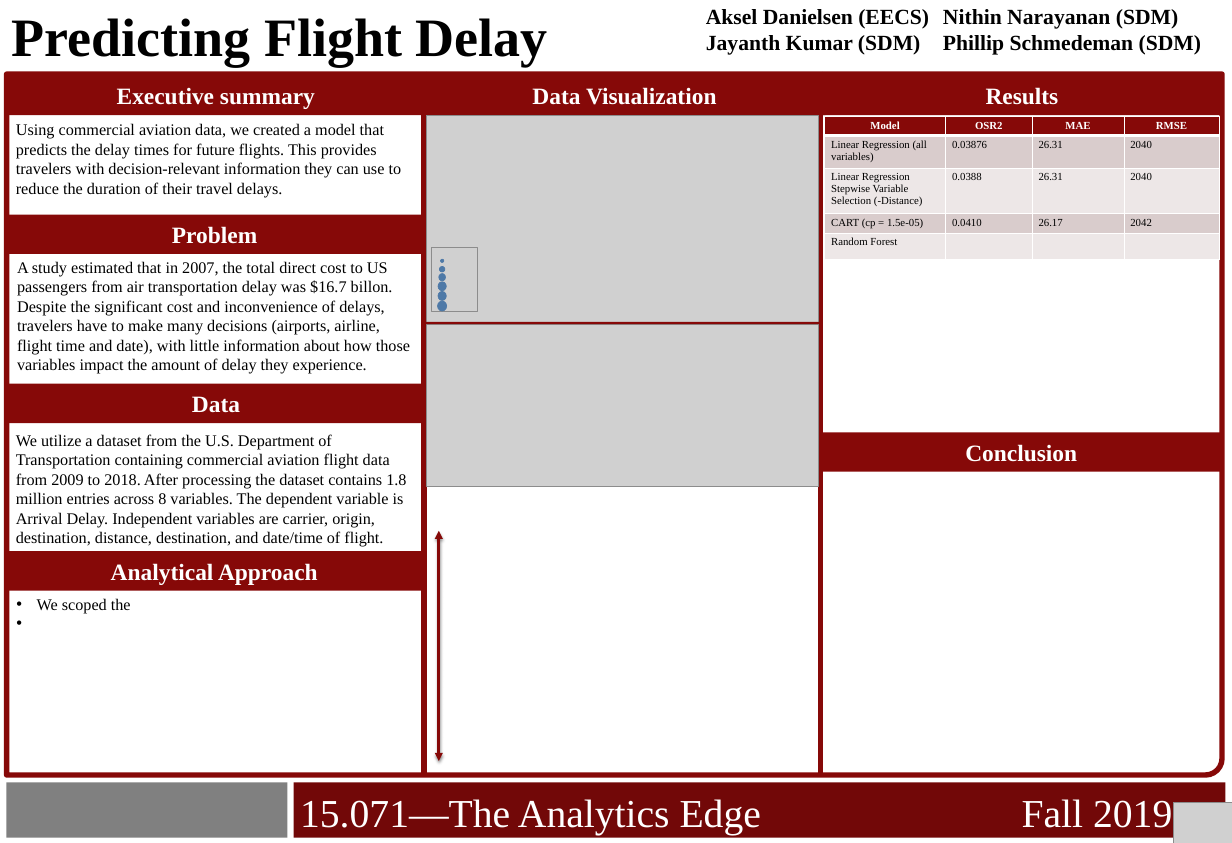
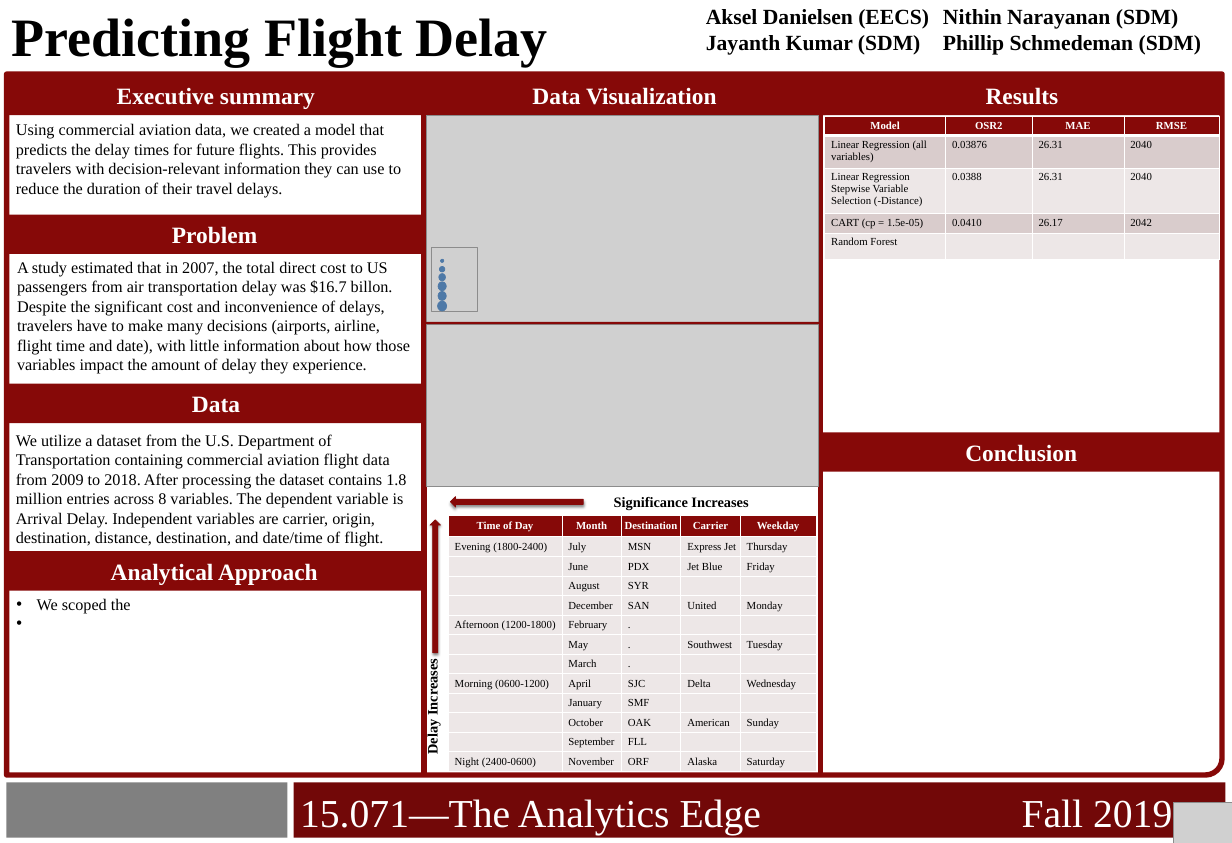
Before and after one commit to akselsd/MIT-15.071-Project, a slide deck: slide 1 of TM12_15.071_Term_Project_Poster.pptx (slide 2 before the commit). Drawn at 1232x843 pixels with LibreOffice and Linux fonts; fonts in the diff are those of the drawing; grey boxes stand for pictures; background and template pictures are left out. Boxes give left, top, right and bottom in pixels: in the first picture for what was removed or moved away, otherwise in the second. Text is boxed around its words. In the diff, an @@ line names an element or a change of style, - is before the commit and + after.

Commit message:
Updated poster

```diff
--- a/TM12_15.071_Term_Project_Poster.pptx
+++ b/TM12_15.071_Term_Project_Poster.pptx
@@ up arrow added at [450, 496, 583, 507], fill #860908, outline #860908 0.79 pt @@
@@ text added at [614, 497, 748, 510], 16 pt, text #000000, bold @@
+Significance Increases
@@ up arrow added at [430, 520, 440, 653], fill #860908, outline #860908 0.79 pt @@
@@ double arrow removed from (439, 531) to (439, 761) @@
@@ table added at [448, 515, 816, 772], 13 rows, 5 columns @@
+Time of Day | Month | Destination | Carrier | Weekday
+Evening (1800-2400) | July | MSN | Express Jet | Thursday
+ | June | PDX | Jet Blue | Friday
+ | August | SYR |  | 
+ | December | SAN | United | Monday
+Afternoon (1200-1800) | February | . |  | 
+ | May | . | Southwest | Tuesday
+ | March | . |  | 
+Morning (0600-1200) | April | SJC | Delta | Wednesday
+ | January | SMF |  | 
+ | October | OAK | American | Sunday
+ | September | FLL |  | 
+Night (2400-0600) | November | ORF | Alaska | Saturday
@@ text added at [425, 664, 441, 753], 16 pt, text #000000, bold @@
+Delay Increases
```
Also in this commit, not shown: 1 other slide changed.
